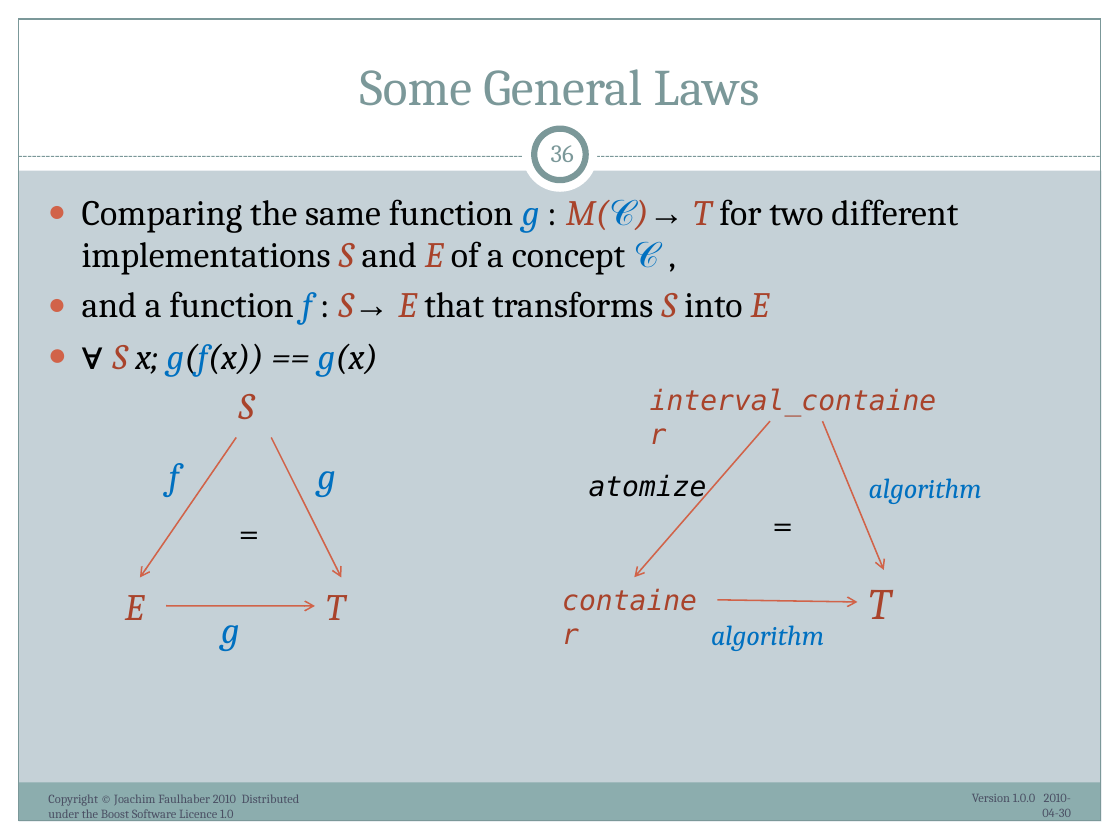
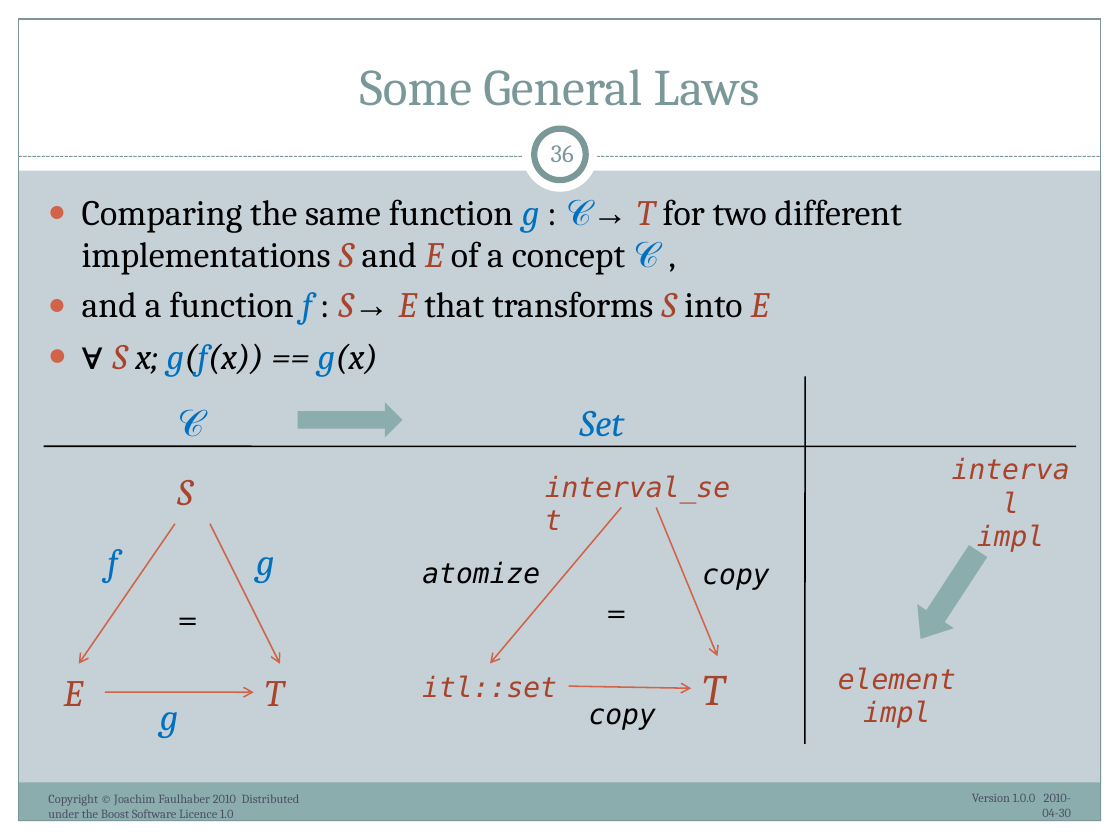
Before and after one commit to ryppl/boost-history, a slide deck: slide 36 of itl/libs/validate/doc/boostcon2010/BoostAlabaster.pptx. Drawn at 1120x840 pixels with LibreOffice and Linux fonts; fonts in the diff are those of the drawing. Boxes give left, top, right and bottom in pixels: in the first picture for what was removed or moved away, otherwise in the second. Text is boxed around its words. In the diff, an @@ line names an element or a change of style, - is before the commit and + after.

```diff
--- a/itl/libs/validate/doc/boostcon2010/BoostAlabaster.pptx
+++ b/itl/libs/validate/doc/boostcon2010/BoostAlabaster.pptx
@@ text at box(82, 199, 902, 275): text changed @@
-● Comparing the same function g : M(𝒞)→ T for two different implementations S and E of a concept 𝒞 ,
+● Comparing the same function g : 𝒞→ T for two different implementations S and E of a concept 𝒞 ,
@@ line added from (805, 376) to (805, 744), #000000 1 pt @@
@@ text added at box(177, 409, 204, 447), 24 pt, text #0070C0 @@
+𝒞
@@ right arrow added at box(298, 402, 403, 437), fill #8CADAE @@
@@ text added at box(580, 411, 624, 437), 24 pt, text #0070C0, italic @@
+Set
@@ line added from (44, 446) to (1076, 447), #000000 1 pt @@
@@ text at box(545, 475, 730, 503): text changed @@
-interval_container
+interval_set
@@ text removed at box(869, 478, 982, 504) @@
-algorithm
@@ arrow moved from (771, 421) - (634, 577) to (622, 507) - (489, 663) @@
@@ 7 texts, 3 arrows: place and size @@
-7 texts, 3 arrows at box(125, 394, 345, 651)
+7 texts, 3 arrows at box(64, 480, 284, 738)
@@ down arrow added at box(902, 539, 996, 651), fill #8CADAE @@
@@ text added at box(977, 524, 1044, 553), 18 pt, text #A9432B, italic @@
+interval
+impl
@@ text added at box(702, 568, 769, 590), 18 pt, text #000000, italic @@
+copy
@@ text removed at box(551, 577, 717, 622) @@
-container
@@ 3 texts, 1 arrow: place and size @@
-3 texts, 1 arrow at box(589, 421, 891, 619)
+3 texts, 1 arrow at box(422, 507, 724, 705)
@@ text removed at box(711, 625, 824, 651) @@
-algorithm
@@ text added at box(422, 675, 557, 698), 18 pt, text #A9432B, italic @@
+itl::set
@@ arrow moved from (718, 600) - (858, 603) to (569, 687) - (691, 689) @@
@@ text added at box(838, 667, 956, 728), 18 pt, text #A9432B, italic @@
+element
+impl
@@ text added at box(589, 708, 656, 730), 18 pt, text #000000, italic @@
+copy
```
Also in this commit, not shown: 6 other slides changed.
